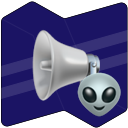
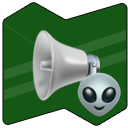
The second (128, 128) image is a revision of the first. Changes to its layers:
removed layer "Logo NWD" over [1,1,128,128]
added group "NetWorkedDatas Logo" with 6 layers over [3,3,127,125]
added layer "White" (20%) in group "NetWorkedDatas Logo" over [4,23,126,105]
added layer "background Colored green" in group "NetWorkedDatas Logo" over [3,3,127,125]
